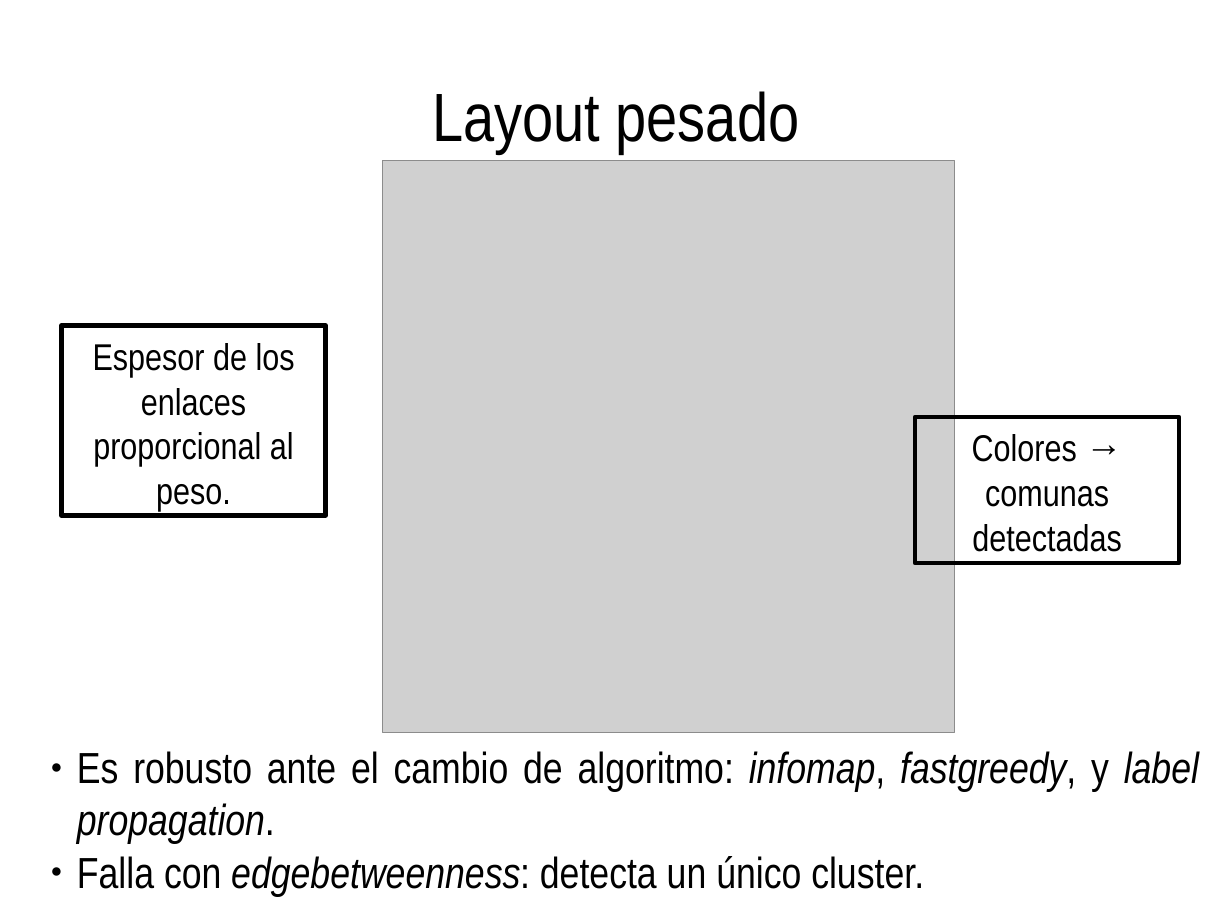
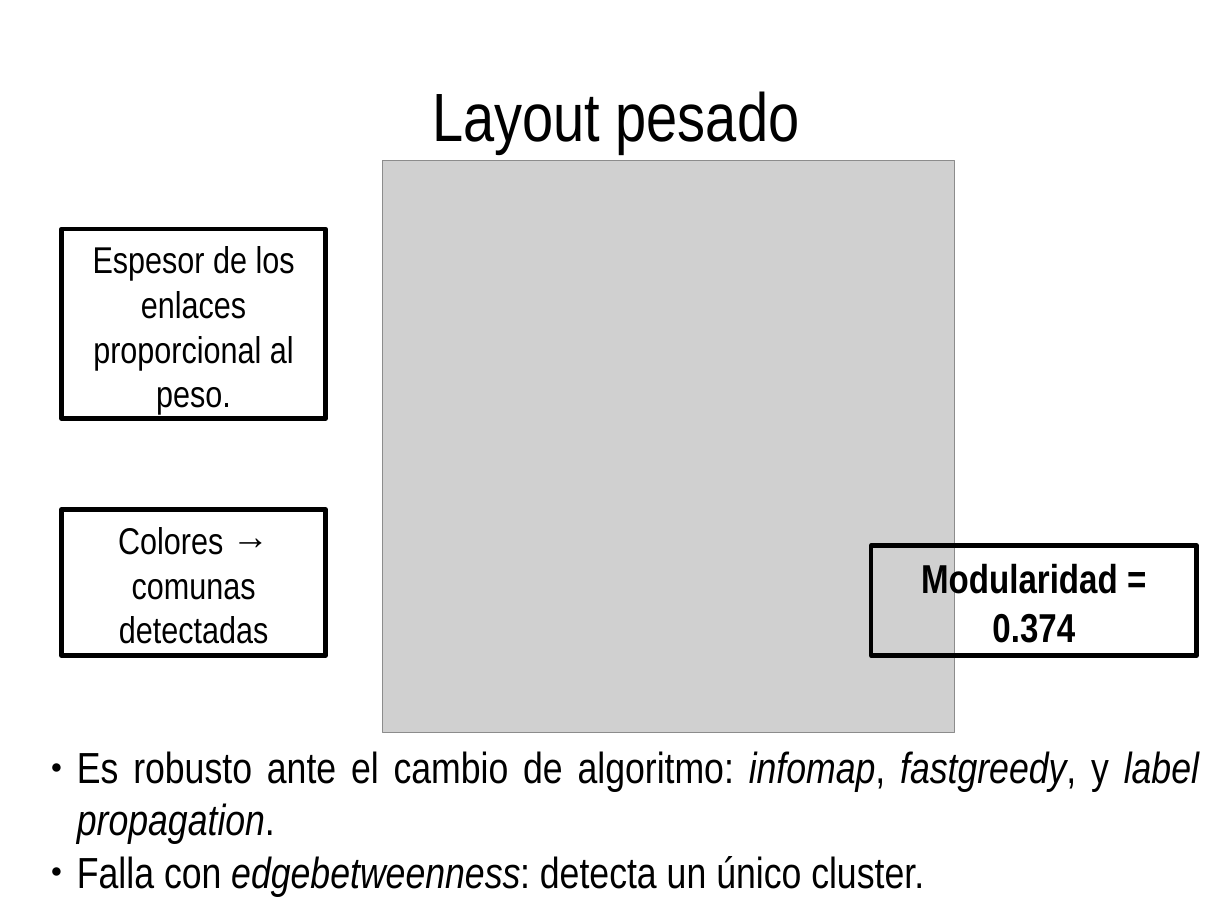
Before and after one commit to spinto88/Analisis_notas, a slide deck: slide 25 of Presentacion_analisis.odp. Drawn at 1232x924 pixels with LibreOffice and Linux fonts; fonts in the diff are those of the drawing; grey boxes stand for pictures. Boxes give left, top, right and bottom in pixels: in the first picture for what was removed or moved away, otherwise in the second. Text is boxed around its words. In the diff, an @@ line names an element or a change of style, - is before the commit and + after.

```diff
--- a/Presentacion_analisis.odp
+++ b/Presentacion_analisis.odp
@@ rectangle "Espesor de los enlaces proporcional ...": place and size @@
-rectangle "Espesor de los enlaces proporcional ..." at (61,325,325,515)
+rectangle "Espesor de los enlaces proporcional ..." at (61,229,325,419)
@@ rectangle "Colores → comunas detectadas": place and size @@
-rectangle "Colores → comunas detectadas" at (916,417,1179,563)
+rectangle "Colores → comunas detectadas" at (61,510,325,656)
@@ rectangle added at (872,546,1197,655), outline #000000 2.83 pt, 26 pt, text #000000, bold @@
+Modularidad = 0.374
```
Also in this commit, not shown: 9 other slides changed, 6 slides added, 9 other files.
